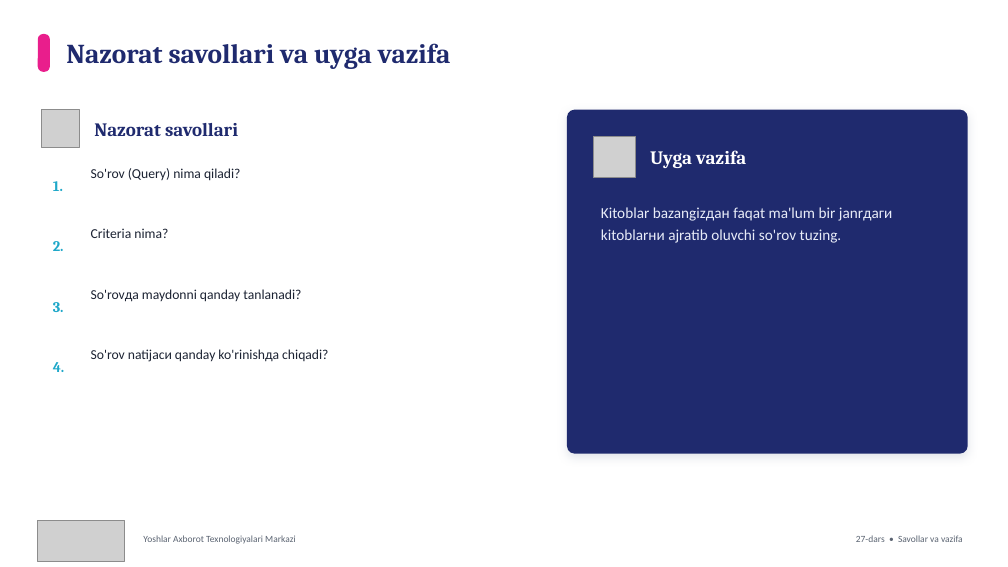
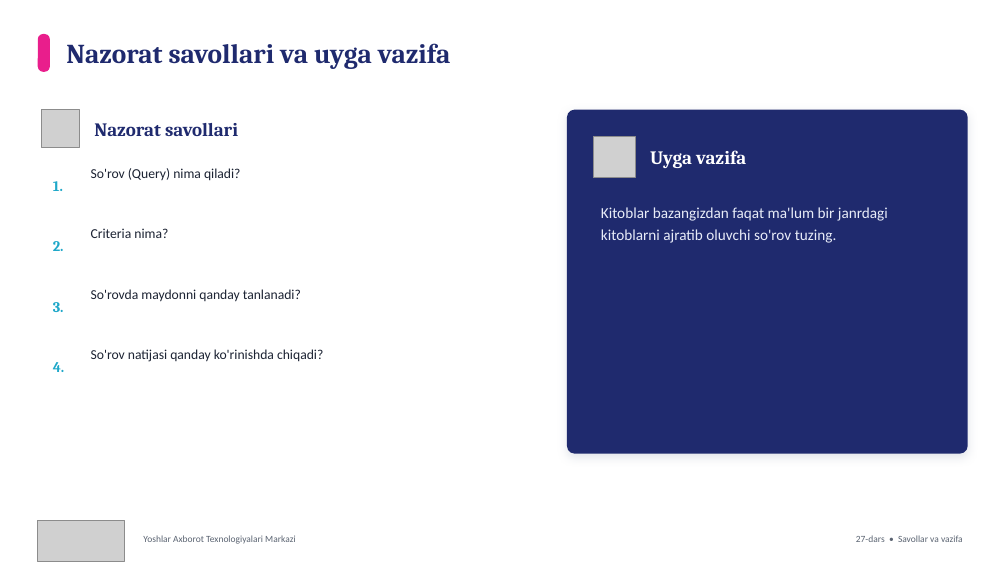
Before and after one commit to Xusanbek0039/kompyuter_savodxonligi_it_shaharcha, a slide deck: slide 6 of 27-dars - Sodda bazalar yaratish va so'rovlar/27-dars - Slayd.pptx. Drawn at 1008x567 pixels with LibreOffice and Linux fonts; fonts in the diff are those of the drawing; grey boxes stand for pictures. Boxes give left, top, right and bottom in pixels: in the first picture for what was removed or moved away, otherwise in the second. Text is boxed around its words. In the diff, an @@ line names an element or a change of style, - is before the commit and + after.

```diff
--- a/27-dars - Sodda bazalar yaratish va so'rovlar/27-dars - Slayd.pptx
+++ b/27-dars - Sodda bazalar yaratish va so'rovlar/27-dars - Slayd.pptx
@@ text at [601,207,888,243]: text changed @@
-Kitoblar bazangizдан faqat ma'lum bir janrдаги kitoblarни ajratib oluvchi so'rov tuzing.
+Kitoblar bazangizdan faqat ma'lum bir janrdagi kitoblarni ajratib oluvchi so'rov tuzing.
@@ text at [91,289,301,302]: text changed @@
-So'rovда maydonni qanday tanlanadi?
+So'rovda maydonni qanday tanlanadi?
@@ text at [91,349,323,362]: text changed @@
-So'rov natijаси qanday ko'rinishда chiqadi?
+So'rov natijasi qanday ko'rinishda chiqadi?
```
Also in this commit, not shown: 2 other slides changed, 34 other files.
